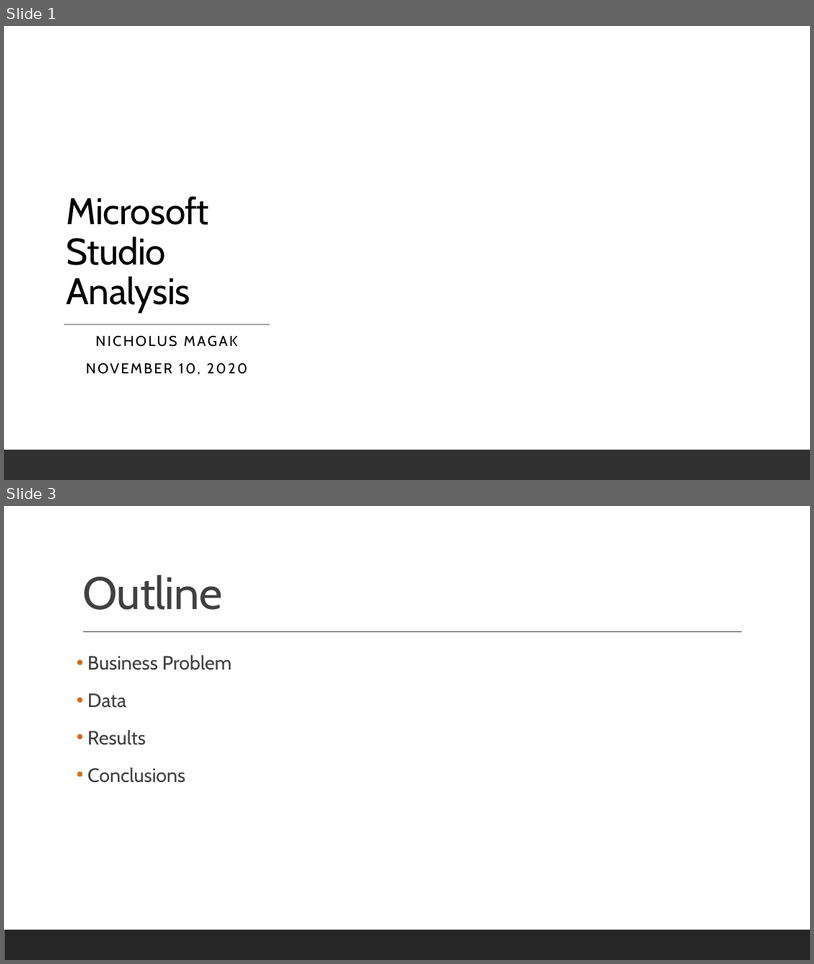
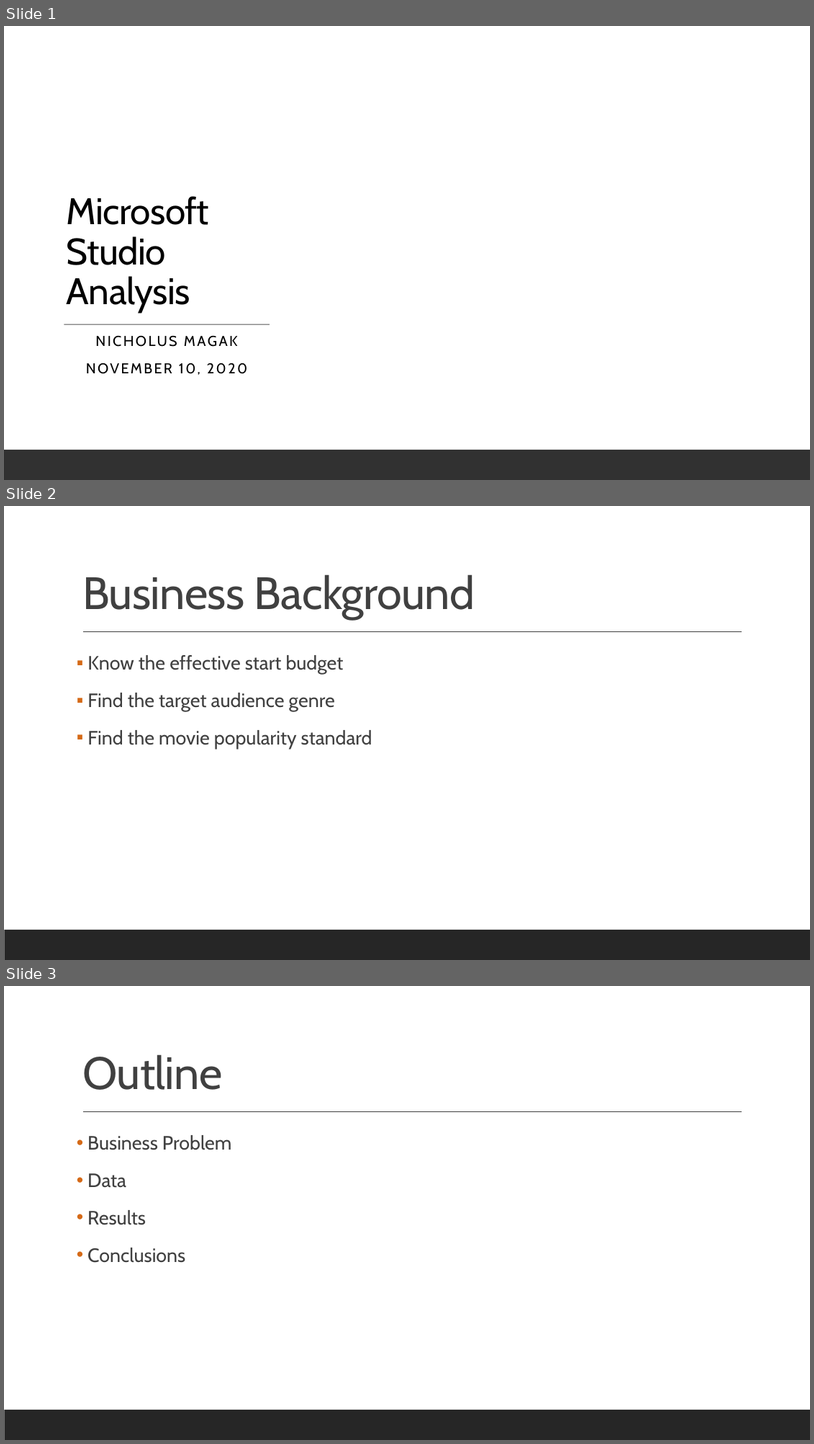
Before and after one commit to NicholusMagak/dsc-phase-1-project, a slide deck: Microsoft Studio Analysis.pptx. Shown one above the other, each under a label of ours: slides 1 and 3 before the commit, slides 1, 2 and 3 after it; the slides between them are not shown. The pictures are 814x964 and 814x1444 pixels, drawn with LibreOffice and Linux fonts; fonts in the diff are those of the drawing; background and template pictures are left out. Boxes give left, top, right and bottom in pixels: in the first picture for what was removed or moved away, otherwise in the second. Text is boxed around its words. In the diff, an @@ line names an element or a change of style, - is before the commit and + after.

```diff
--- a/Microsoft Studio Analysis.pptx
+++ b/Microsoft Studio Analysis.pptx
@@ slide 2 added at [4, 506, 810, 960], background #FFFFFF; not listed: 2 template elements that a slide beside it also shows @@
@@ title added at [82, 574, 475, 619], 54 pt, text #404040 @@
+Business Background
@@ text added at [88, 655, 373, 749], 23 pt, text #404040 @@
+▪ Know the effective start budget
+▪ Find the target audience genre
+▪ Find the movie popularity standard
```
Also in this commit, not shown: 1 slide changed, 5 other slides added, 4 slides removed, 1 other file.
